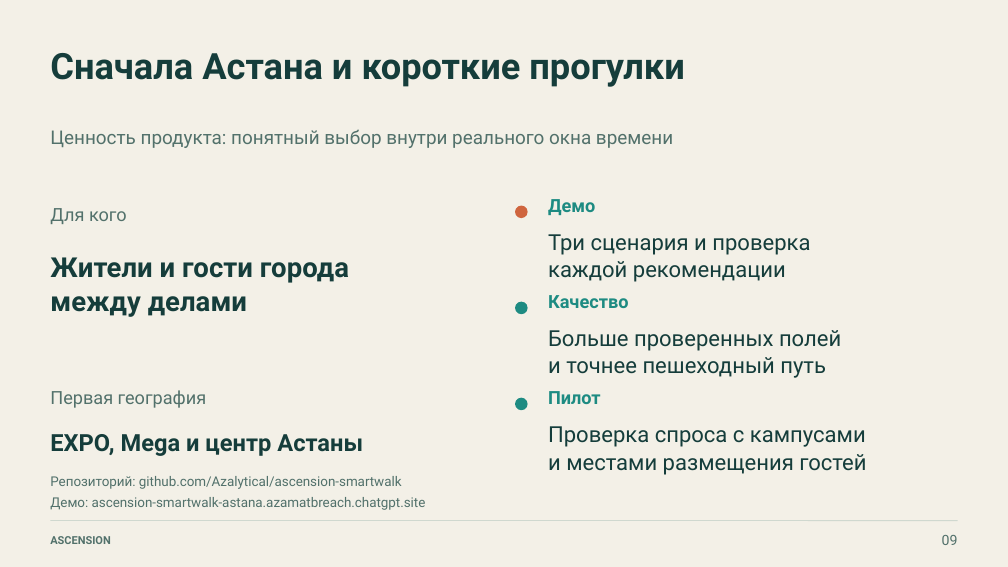
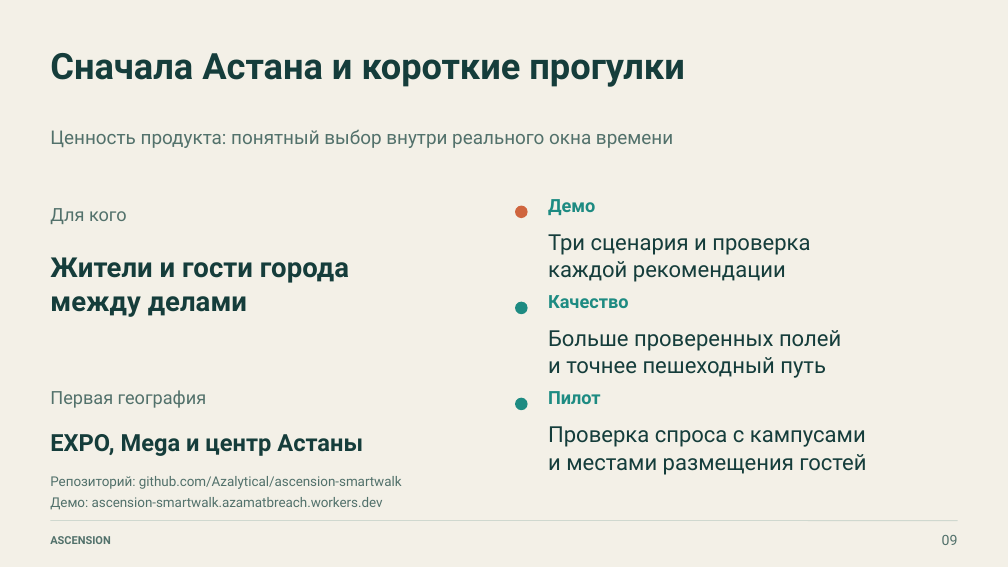
Before and after one commit to Azalytical/ascension-smartwalk, a slide deck: slide 9 of deliverables/ascension-smartwalk-presentation.pptx. Drawn at 1008x567 pixels with LibreOffice and Linux fonts; fonts in the diff are those of the drawing. Boxes give left, top, right and bottom in pixels: in the first picture for what was removed or moved away, otherwise in the second. Text is boxed around its words. In the diff, an @@ line names an element or a change of style, - is before the commit and + after.

```diff
--- a/deliverables/ascension-smartwalk-presentation.pptx
+++ b/deliverables/ascension-smartwalk-presentation.pptx
@@ text at (50,497,383,510): text changed @@
-Демо: ascension-smartwalk-astana.azamatbreach.chatgpt.site
+Демо: ascension-smartwalk.azamatbreach.workers.dev
```
Also in this commit, not shown: 12 other files.
